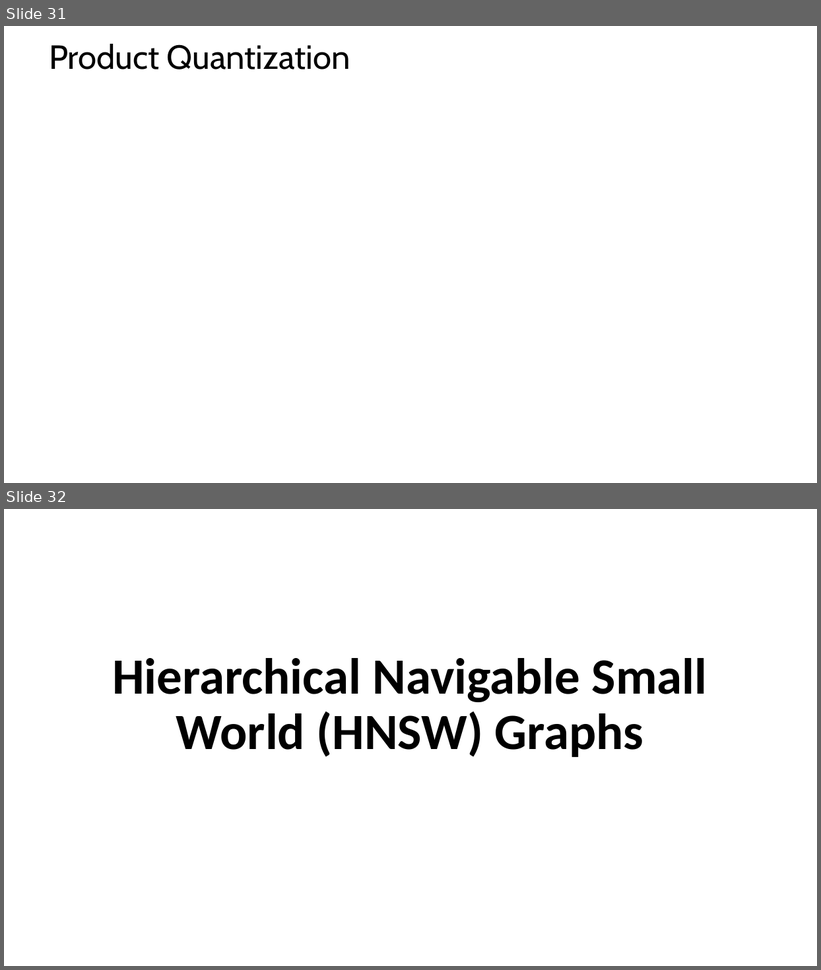
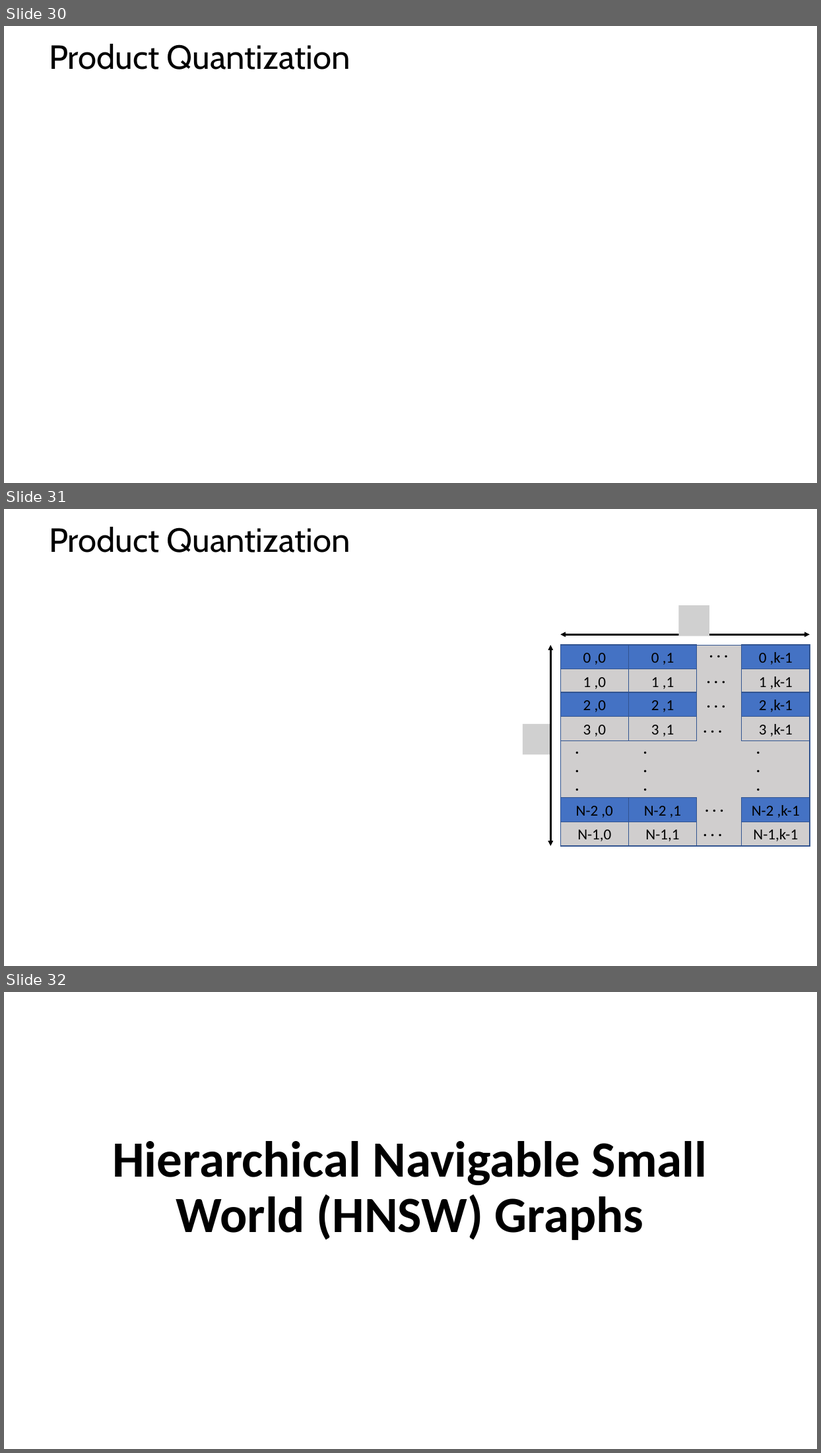
Before and after one commit to tenevian/Harvard-SSP-Data-Mining, a slide deck: slides/5_EfficientSimilaritySearch.pptx. Shown one above the other, each under a label of ours: slides 31 and 32 before the commit, slides 30, 31 and 32 after it. The pictures are 821x970 and 821x1453 pixels, drawn with LibreOffice and Linux fonts; fonts in the diff are those of the drawing; grey boxes stand for pictures. Boxes give left, top, right and bottom in pixels: in the first picture for what was removed or moved away, otherwise in the second. Text is boxed around its words. In the diff, an @@ line names an element or a change of style, - is before the commit and + after.

```diff
--- a/slides/5_EfficientSimilaritySearch.pptx
+++ b/slides/5_EfficientSimilaritySearch.pptx
@@ slide 31 added at box(4, 509, 817, 966), background #FFFFFF @@
@@ title added at box(49, 527, 350, 553), 39.6 pt, text #000000 @@
+Product Quantization
@@ picture added at box(679, 605, 710, 636) @@
@@ double arrow added from (550, 846) to (550, 645), #000000 2 pt @@
@@ rectangle added at box(561, 645, 811, 846), fill #D0CECE, outline #325491 1 pt @@
@@ rectangle added at box(561, 645, 629, 669), fill #4472C4, outline #325491 1 pt, 18 pt, text #000000 @@
+0 ,0
@@ double arrow added from (561, 634) to (810, 634), #000000 2 pt @@
@@ rectangle added at box(628, 645, 697, 669), fill #4472C4, outline #325491 1 pt, 18 pt, text #000000 @@
+0 ,1
@@ text added at box(697, 640, 741, 665), 18 pt, text #000000, bold @@
+. . .
@@ rectangle added at box(742, 645, 811, 669), fill #4472C4, outline #325491 1 pt, 18 pt, text #000000 @@
+0 ,k-1
@@ text added at box(694, 666, 739, 690), 18 pt, text #000000, bold @@
+. . .
@@ rectangle added at box(561, 669, 629, 694), outline #325491 1 pt, 18 pt, text #000000 @@
+1 ,0
@@ rectangle added at box(628, 669, 697, 694), outline #325491 1 pt, 18 pt, text #000000 @@
+1 ,1
@@ rectangle added at box(742, 669, 811, 694), outline #325491 1 pt, 18 pt, text #000000 @@
+1 ,k-1
@@ rectangle added at box(561, 692, 629, 717), fill #4472C4, outline #325491 1 pt, 18 pt, text #000000 @@
+2 ,0
@@ rectangle added at box(628, 692, 697, 717), fill #4472C4, outline #325491 1 pt, 18 pt, text #000000 @@
+2 ,1
@@ text added at box(694, 690, 739, 714), 18 pt, text #000000, bold @@
+. . .
@@ rectangle added at box(742, 692, 811, 717), fill #4472C4, outline #325491 1 pt, 18 pt, text #000000 @@
+2 ,k-1
@@ picture added at box(523, 724, 550, 755) @@
@@ rectangle added at box(561, 717, 629, 741), outline #325491 1 pt, 18 pt, text #000000 @@
+3 ,0
@@ rectangle added at box(628, 717, 697, 741), outline #325491 1 pt, 18 pt, text #000000 @@
+3 ,1
@@ text added at box(691, 714, 735, 739), 18 pt, text #000000, bold @@
+. . .
@@ rectangle added at box(742, 717, 811, 741), outline #325491 1 pt, 18 pt, text #000000 @@
+3 ,k-1
@@ text added at box(576, 737, 579, 798), 18 pt, text #000000, bold @@
+.
+.
+.
@@ text added at box(644, 737, 646, 798), 18 pt, text #000000, bold @@
+.
+.
+.
@@ text added at box(757, 737, 760, 798), 18 pt, text #000000, bold @@
+.
+.
+.
@@ rectangle added at box(561, 798, 629, 823), fill #4472C4, outline #325491 1 pt, 18 pt, text #000000 @@
+N-2 ,0
@@ rectangle added at box(628, 798, 697, 823), fill #4472C4, outline #325491 1 pt, 18 pt, text #000000 @@
+N-2 ,1
@@ text added at box(692, 794, 737, 819), 18 pt, text #000000, bold @@
+. . .
@@ rectangle added at box(742, 798, 811, 823), fill #4472C4, outline #325491 1 pt, 18 pt, text #000000 @@
+N-2 ,k-1
@@ rectangle added at box(561, 822, 629, 846), outline #325491 1 pt, 18 pt, text #000000 @@
+N-1,0
@@ rectangle added at box(628, 822, 697, 846), outline #325491 1 pt, 18 pt, text #000000 @@
+N-1,1
@@ text added at box(691, 819, 735, 843), 18 pt, text #000000, bold @@
+. . .
@@ rectangle added at box(742, 822, 811, 846), outline #325491 1 pt, 18 pt, text #000000 @@
+N-1,k-1
@@ what was slide 31 is now slide 30 @@
```
Also in this commit, not shown: 1 slide changed, 1 slide removed.
